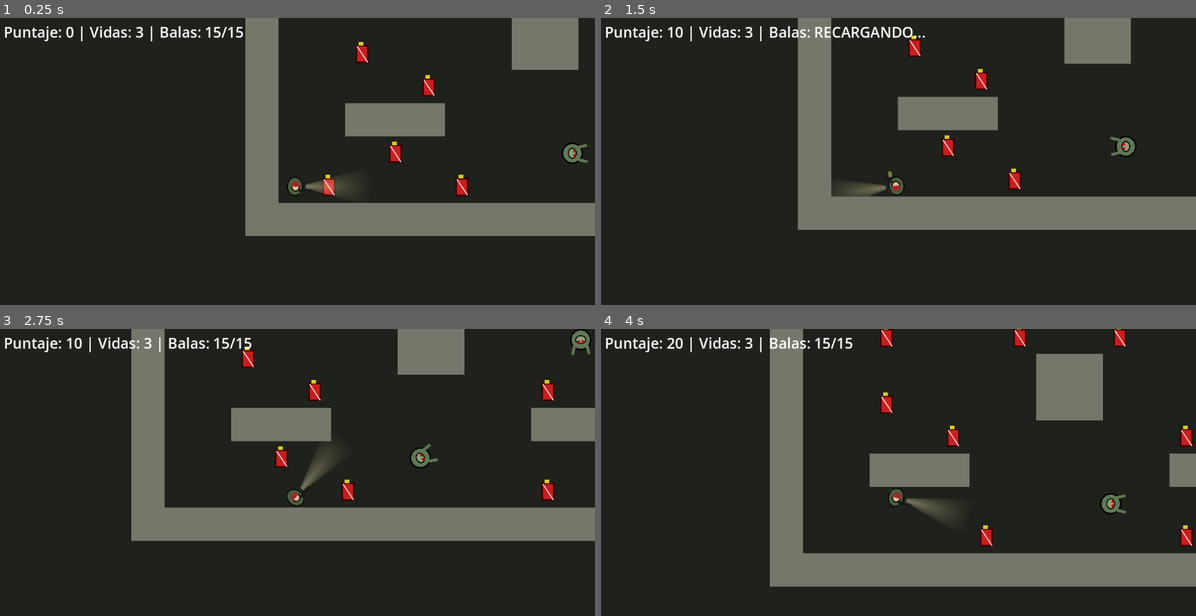
Above: before the commit, frames 1-4 (two rows, left to right).
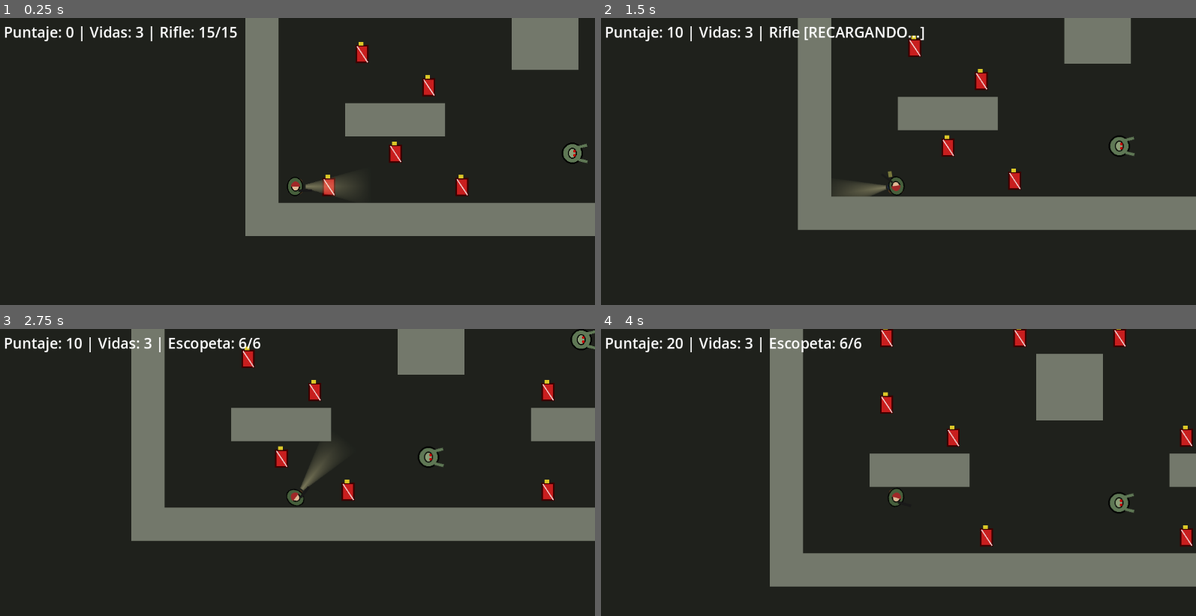
Above: after the commit, the same moments.

Repository: SofiaRubiano10/l-4d-lite
Game: Godot game, scene res://mundo.tscn
Same seed, same stepped clock (60 frames per second), same inputs: the game is played once before the commit and once after it.
Inputs (mouse positions are in pixels of both pictures, inside the frame that each line leads up to):
- Up to frame 1 (0.25 s): no input
- Up to frame 2 (1.5 s): tap Enter at 0.5 s; move the mouse to (1029, 170) at 0.52 s; press the mouse at (1029, 170) at 0.53 s; hold D (move_right) 0.53-1.28 s; tap R (recargar) at 0.8, 1.35 s; move the mouse to (773, 201) at 1.27 s; release the mouse at (773, 201) at 1.28 s; hold S (move_down) from 1.28 s (still down)
- Up to frame 3 (2.75 s): tap 1 at 1.55, 2.1 s; move the mouse to (357, 423) at 2.02 s; release S (move_down) at 2.03 s; hold D (move_right) from 2.03 s (still down); tap 2 at 2.3 s
- Up to frame 4 (4 s): move the mouse to (868, 564) at 2.77 s; release D (move_right) at 2.78 s; hold W (move_up) 2.78-3.53 s; tap 2 at 2.85 s; tap Q at 3.05, 3.6 s; move the mouse to (1077, 547) at 3.52 s; hold A (move_left) from 3.53 s (still down); tap F at 3.8 s

The runs differ from the first frame. In frame 1, 0.3% of the frame differs, in the area x 27-41%, y 2-8%; in frame 2, 0.9%; in frame 3, 0.7%; in frame 4, 1.0%, in the area x 29-90%, y 2-67%.

Commit message:
Combate
se creo el impacto de balas, daño a infectados y una segunda arma

Diff:
--- a/infectado.gd
+++ b/infectado.gd
@@ -4,177 +4,85 @@
 signal abatido(infectado)
 
 enum Eje { HORIZONTAL, VERTICAL }
-enum Estado { PATRULLA, PERSECUCION, ATURDIDO }
 
 @export var speed: float = 80.0
 @export var distancia: float = 64.0
 @export var eje: Eje = Eje.HORIZONTAL
-@export var rango_deteccion: float = 190.0
-@export var vida_max: int = 2
-@export var tiempo_reaparicion: float = 2.0
+@export var max_hp: int = 3
 
 var inicio: Vector2 = Vector2.ZERO
 var direccion: int = 1
-var estado: Estado = Estado.PATRULLA
-var vida_actual: int = 2
-var timer_aturdido: float = 0.0
-var timer_flash: float = 0.0
-var en_modo_poder: bool = false
-var objetivo: Node2D = null
-
-@onready var sprite: Sprite2D = $Sprite2D
+var hp: int = 3
+var abatido_estado: bool = false
+var color_base: Color = Color(1.0, 1.0, 1.0, 1.0)
 
 
 func _ready():
 	inicio = position
-	vida_actual = vida_max
+	hp = max_hp
 	body_entered.connect(_on_body_entered)
 
 
 func _physics_process(delta):
-	if timer_flash > 0.0:
-		timer_flash -= delta
-		if timer_flash <= 0.0:
-			actualizar_color()
-
-	if estado == Estado.ATURDIDO:
-		timer_aturdido -= delta
-		if timer_aturdido <= 0.0:
-			estado = Estado.PATRULLA
-			actualizar_color()
+	if abatido_estado or speed <= 0.0:
 		return
-
-	if speed <= 0.0:
-		return
-
-	actualizar_estado()
-
-	var vector_mov = Vector2.ZERO
-	if estado == Estado.PERSECUCION and is_instance_valid(objetivo):
-		var hacia_jugador = (objetivo.global_position - global_position).normalized()
-		if en_modo_poder:
-			# Con adrenalina activa, el infectado intenta huir más lento
-			var dir_huida = -hacia_jugador
-			if puede_avanzar(dir_huida, speed * 0.75 * delta):
-				vector_mov = dir_huida * (speed * 0.75)
-		else:
-			# Persigue al superviviente con un impulso de agresividad
-			if puede_avanzar(hacia_jugador, speed * 1.25 * delta):
-				vector_mov = hacia_jugador * (speed * 1.25)
-
-	if vector_mov == Vector2.ZERO:
-		vector_mov = calcular_movimiento_patrulla(delta)
-
-	position += vector_mov * delta
-
-	if vector_mov.length_squared() > 1.0:
-		sprite.rotation = lerp_angle(sprite.rotation, vector_mov.angle(), 12.0 * delta)
-
-
-func actualizar_estado():
-	if not is_instance_valid(objetivo) or objetivo.get("muriendo"):
-		estado = Estado.PATRULLA
-		return
-
-	var dist_jugador = global_position.distance_to(objetivo.global_position)
-	if dist_jugador <= rango_deteccion and tiene_linea_de_vision(objetivo):
-		estado = Estado.PERSECUCION
+	if eje == Eje.HORIZONTAL:
+		position.x += speed * direccion * delta
+		if abs(position.x - inicio.x) >= distancia:
+			direccion = -1 if (position.x - inicio.x) > 0 else 1
 	else:
-		estado = Estado.PATRULLA
-
-
-func calcular_movimiento_patrulla(delta: float) -> Vector2:
-	# Si se alejó de su carril por perseguir al jugador, regresa primero hacia su punto de inicio
-	if eje == Eje.HORIZONTAL and abs(position.y - inicio.y) > 4.0:
-		var dir_retorno = (inicio - position).normalized()
-		if puede_avanzar(dir_retorno, speed * delta):
-			return dir_retorno * speed
-	elif eje == Eje.VERTICAL and abs(position.x - inicio.x) > 4.0:
-		var dir_retorno = (inicio - position).normalized()
-		if puede_avanzar(dir_retorno, speed * delta):
-			return dir_retorno * speed
-
-	if eje == Eje.HORIZONTAL:
-		if abs(position.x - inicio.x) >= distancia:
-			direccion = -1 if position.x > inicio.x else 1
-		var dir_vec = Vector2(direccion, 0.0)
-		if not puede_avanzar(dir_vec, speed * delta):
-			direccion *= -1
-			dir_vec = Vector2(direccion, 0.0)
-		return dir_vec * speed
-	else:
+		position.y += speed * direccion * delta
 		if abs(position.y - inicio.y) >= distancia:
-			direccion = -1 if position.y > inicio.y else 1
-		var dir_vec = Vector2(0.0, direccion)
-		if not puede_avanzar(dir_vec, speed * delta):
-			direccion *= -1
-			dir_vec = Vector2(0.0, direccion)
-		return dir_vec * speed
-
-
-func tiene_linea_de_vision( blanco: Node2D ) -> bool:
-	var espacio = get_world_2d().direct_space_state
-	var consulta = PhysicsRayQueryParameters2D.create(global_position, blanco.global_position)
-	consulta.exclude = [get_rid()]
-	var resultado = espacio.intersect_ray(consulta)
-	if resultado.is_empty():
-		return true
-	return resultado.collider == blanco
-
-
-func puede_avanzar(dir: Vector2, paso: float) -> bool:
-	var espacio = get_world_2d().direct_space_state
-	var destino = global_position + dir.normalized() * (20.0 + paso)
-	var consulta = PhysicsRayQueryParameters2D.create(global_position, destino)
-	consulta.exclude = [get_rid()]
-	var resultado = espacio.intersect_ray(consulta)
-	if resultado.is_empty():
-		return true
-	return resultado.collider.is_in_group("jugador")
+			direccion = -1 if (position.y - inicio.y) > 0 else 1
 
 
 func _on_body_entered(body):
-	if estado == Estado.ATURDIDO:
+	if abatido_estado:
 		return
 	if body.is_in_group("jugador"):
 		toco_al_jugador.emit(self)
 
 
-func set_modo_poder(activo: bool):
-	en_modo_poder = activo
-	actualizar_color()
+func recibir_dano(cantidad: int, dir_impacto: Vector2 = Vector2.ZERO):
+	if abatido_estado:
+		return
+
+	hp -= cantidad
+	# Pequeño empuje por el impacto de la bala
+	position += dir_impacto * 6.0
+
+	if hp <= 0:
+		abatido.emit(self)
+		desactivar_temporalmente()
+	else:
+		# Parpadeo rojo de daño recibido
+		modulate = Color(1.0, 0.25, 0.25, 1.0)
+		await get_tree().create_timer(0.1).timeout
+		if not abatido_estado:
+			modulate = color_base
 
 
-func actualizar_color():
-	var base = Color(0.3, 0.6, 1.0, 1.0) if en_modo_poder else Color(1.0, 1.0, 1.0, 1.0)
-	if estado == Estado.ATURDIDO:
-		base.a = 0.45
-	modulate = base
+func desactivar_temporalmente():
+	abatido_estado = true
+	set_deferred("monitoring", false)
+	visible = false
+	position = inicio
+
+	# Reaparece en su punto inicial tras 4 segundos
+	await get_tree().create_timer(4.0).timeout
+	hp = max_hp
+	abatido_estado = false
+	visible = true
+	modulate = color_base
+	set_deferred("monitoring", true)
 
 
-func esta_aturdido() -> bool:
-	return estado == Estado.ATURDIDO
+func cambiar_color_poder(activo: bool):
+	color_base = Color(0.3, 0.6, 1.0, 1.0) if activo else Color(1.0, 1.0, 1.0, 1.0)
+	if not abatido_estado:
+		modulate = color_base
 
 
 func volver_a_casa():
 	position = inicio
-	vida_actual = vida_max
-	estado = Estado.ATURDIDO
-	timer_aturdido = tiempo_reaparicion
-	actualizar_color()
-
-
-func recibir_disparo():
-	if estado == Estado.ATURDIDO:
-		return
-	vida_actual -= 1
-	if vida_actual <= 0:
-		volver_a_casa()
-		abatido.emit(self)
-	else:
-		# Feedback de impacto y leve retroceso
-		modulate = Color(1.0, 0.3, 0.3, 1.0)
-		timer_flash = 0.15
-		var dir_retroceso = -Vector2.RIGHT.rotated(sprite.rotation)
-		if puede_avanzar(dir_retroceso, 12.0):
-			position += dir_retroceso * 12.0
+	hp = max_hp
--- a/jugador.gd
+++ b/jugador.gd
@@ -1,22 +1,49 @@
 extends CharacterBody2D
-# Taller 3 resuelto, más morir() y sistema de disparo real para el Taller 4.
-
-signal municion_cambiada(balas_actuales, cargador_max, esta_recargando)
-
-const CARGADOR = 15   # balas por cargador
+# Commit 1: Combate real con trazas de disparo, daño a infectados y segunda arma (Escopeta).
+
+signal municion_cambiada(nombre_arma: String, balas_actuales: int, cargador_max: int, esta_recargando: bool)
+
+enum TipoArma { RIFLE, ESCOPETA }
+
+const DATOS_ARMAS = {
+	TipoArma.RIFLE: {
+		"nombre": "Rifle",
+		"cargador": 15,
+		"perdigones": 1,
+		"dispersion_grados": 1.5,
+		"alcance": 580.0,
+		"dano": 1,
+		"cadencia": 0.14,
+		"color_traza": Color(1.0, 0.92, 0.45, 0.9)
+	},
+	TipoArma.ESCOPETA: {
+		"nombre": "Escopeta",
+		"cargador": 6,
+		"perdigones": 5,
+		"dispersion_grados": 16.0,
+		"alcance": 270.0,
+		"dano": 1,
+		"cadencia": 0.55,
+		"color_traza": Color(1.0, 0.65, 0.25, 0.95)
+	}
+}
 
 @export var speed = 180.0   # px/s
-
-var bala_escena = preload("res://bala.tscn")
-
-var balas = CARGADOR
+@export var escopeta_desbloqueada: bool = true
+
+var arma_actual: TipoArma = TipoArma.RIFLE
+var municion = {
+	TipoArma.RIFLE: 15,
+	TipoArma.ESCOPETA: 6
+}
+var balas = 15   # Compatibilidad directa con la variable del taller
 var recargando = false
 var inicio = Vector2.ZERO
 var muriendo = false
+var tiempo_cadencia: float = 0.0
 
 @onready var piernas = $Piernas
 @onready var torso = $Torso
-@onready var punto_disparo = $Torso/PuntoDisparo
 @onready var pasos = $Pasos
 @onready var disparo = $Disparo
 @onready var sonido_recarga = $Recarga
@@ -25,31 +52,65 @@
 
 func _ready():
 	inicio = position
-	torso.animation_finished.connect(_on_torso_animation_finished)
-	municion_cambiada.emit(balas, CARGADOR, recargando)
-
-
-func _physics_process(_delta):
+	sincronizar_municion()
+
+
+func _unhandled_input(event: InputEvent):
 	if muriendo:
 		return
+	if event is InputEventKey and event.pressed and not event.echo:
+		if event.keycode == KEY_1:
+			cambiar_arma(TipoArma.RIFLE)
+		elif event.keycode == KEY_2 and escopeta_desbloqueada:
+			cambiar_arma(TipoArma.ESCOPETA)
+		elif event.keycode == KEY_Q and escopeta_desbloqueada:
+			var siguiente = TipoArma.ESCOPETA if arma_actual == TipoArma.RIFLE else TipoArma.RIFLE
+			cambiar_arma(siguiente)
+		elif event.keycode == KEY_F and torso.has_node("Linterna"):
+			$Torso/Linterna.visible = not $Torso/Linterna.visible
+
+
+func _physics_process(delta):
+	if muriendo:
+		return
+	tiempo_cadencia = max(0.0, tiempo_cadencia - delta)
 	mover()
 	actualizar_piernas()
 	actualizar_sonido()
 	apuntar(get_global_mouse_position())
-	if Input.is_action_just_pressed("disparar"):
+
+	if Input.is_action_pressed("disparar") and tiempo_cadencia <= 0.0:
 		disparar()
 	if Input.is_action_just_pressed("recargar"):
 		recargar()
 
 
+func cambiar_arma(nueva_arma: TipoArma):
+	if recargando or arma_actual == nueva_arma:
+		return
+	arma_actual = nueva_arma
+	sincronizar_municion()
+
+
+func desbloquear_escopeta():
+	escopeta_desbloqueada = true
+	municion[TipoArma.ESCOPETA] = DATOS_ARMAS[TipoArma.ESCOPETA]["cargador"]
+	cambiar_arma(TipoArma.ESCOPETA)
+
+
+func sincronizar_municion():
+	var info = DATOS_ARMAS[arma_actual]
+	balas = municion[arma_actual]
+	municion_cambiada.emit(info["nombre"], balas, info["cargador"], recargando)
+
+
 func mover():
 	var direccion = Input.get_vector("move_left", "move_right", "move_up", "move_down")
-	var rapidez = speed * 0.5 if recargando else speed   # nivel 3: recargando camina a la mitad
+	var rapidez = speed * 0.5 if recargando else speed
 	velocity = direccion * rapidez
 	move_and_slide()
 
 
-# Nivel 1 (y nivel 3: speed_scale)
 func actualizar_piernas():
 	var real = get_real_velocity()
 	if real.length() < 1.0:
@@ -57,13 +118,12 @@
 		piernas.speed_scale = 1.0
 	else:
 		piernas.play("caminar")
-		piernas.rotation = real.angle()      # nivel 2: las piernas miran hacia donde avanza
+		piernas.rotation = real.angle()
 		piernas.speed_scale = real.length() / speed
 
 
-# Nivel 2
 func apuntar(objetivo: Vector2):
-	torso.rotation = angulo_hacia(objetivo)   # la linterna es hija del torso: gira sola
+	torso.rotation = angulo_hacia(objetivo)
 
 
 func angulo_hacia(objetivo: Vector2) -> float:
@@ -78,46 +138,90 @@
 func disparar():
 	if recargando:
 		return
-	if balas == 0:
+	if municion[arma_actual] <= 0:
 		recargar()
 		return
-	balas -= 1
-	municion_cambiada.emit(balas, CARGADOR, recargando)
-	instanciar_bala()
+
+	var info = DATOS_ARMAS[arma_actual]
+	municion[arma_actual] -= 1
+	tiempo_cadencia = info["cadencia"]
+	sincronizar_municion()
+
 	torso.play("disparar")
-	disparo.play()   # cada disparo es un sonido nuevo: aquí sí se reinicia
-
-
-func instanciar_bala():
-	var bala = bala_escena.instantiate()
-	bala.global_position = punto_disparo.global_position
-	bala.global_rotation = torso.global_rotation
-	get_parent().add_child(bala)
-
-
-func _on_torso_animation_finished():
-	if torso.animation == &"disparar" and not recargando and not muriendo:
-		torso.play("normal")
-
-
-# Nivel 3
+	disparo.pitch_scale = 0.82 if arma_actual == TipoArma.ESCOPETA else 1.0
+	disparo.play()
+
+	# Lanzar rayos por cada perdigón/bala del arma actual
+	var origen_arma = global_position + Vector2.RIGHT.rotated(torso.rotation) * 24.0
+	var perdigones: int = info["perdigones"]
+	var disp_rad: float = deg_to_rad(info["dispersion_grados"])
+
+	for i in range(perdigones):
+		var desvio = randf_range(-disp_rad, disp_rad)
+		if perdigones > 1:
+			var t = float(i) / float(perdigones - 1) - 0.5
+			desvio = t * disp_rad * 2.0 + randf_range(-0.03, 0.03)
+		var angulo_final = torso.rotation + desvio
+		lanzar_proyectil_rayo(origen_arma, angulo_final, info["alcance"], info["dano"], info["color_traza"])
+
+
+func lanzar_proyectil_rayo(origen: Vector2, angulo: float, alcance: float, dano: int, color_traza: Color):
+	var dir = Vector2.RIGHT.rotated(angulo)
+	var destino = origen + dir * alcance
+	var punto_final = destino
+
+	var espacio = get_world_2d().direct_space_state
+	var query = PhysicsRayQueryParameters2D.create(origen, destino)
+	query.collide_with_bodies = true
+	query.collide_with_areas = true
+
+	# Excluir al propio jugador y los bidones/adrenalinas para que las balas no choquen con ítems
+	var excluidos: Array[RID] = [get_rid()]
+	for item in get_tree().get_nodes_in_group("bidones"):
+		if item is CollisionObject2D:
+			excluidos.append(item.get_rid())
+	query.exclude = excluidos
+
+	var resultado = espacio.intersect_ray(query)
+	if resultado:
+		punto_final = resultado.position
+		var colisionador = resultado.collider
+		if colisionador and colisionador.is_in_group("enemigos"):
+			if colisionador.has_method("recibir_dano"):
+				colisionador.recibir_dano(dano, dir)
+
+	dibujar_traza_disparo(origen, punto_final, color_traza)
+
+
+func dibujar_traza_disparo(inicio_traza: Vector2, fin_traza: Vector2, color: Color):
+	var linea = Line2D.new()
+	linea.width = 2.2
+	linea.default_color = color
+	linea.points = PackedVector2Array([inicio_traza, fin_traza])
+	get_parent().add_child(linea)
+
+	var tween = create_tween()
+	tween.tween_property(linea, "modulate:a", 0.0, 0.08)
+	tween.tween_callback(linea.queue_free)
+
+
 func recargar():
-	if recargando or balas == CARGADOR:
+	var info = DATOS_ARMAS[arma_actual]
+	if recargando or municion[arma_actual] == info["cargador"]:
 		return
 	recargando = true
-	municion_cambiada.emit(balas, CARGADOR, recargando)
+	sincronizar_municion()
 	torso.play("recargar")
 	sonido_recarga.play()
 	await torso.animation_finished
 	if muriendo:
 		return
-	balas = CARGADOR
+	municion[arma_actual] = info["cargador"]
 	recargando = false
-	municion_cambiada.emit(balas, CARGADOR, recargando)
 	torso.play("normal")
-
-
-# Para el Taller 4: el Mundo la llama cuando un infectado toca al superviviente.
+	sincronizar_municion()
+
+
 func morir():
 	muriendo = true
 	recargando = false
@@ -126,7 +230,8 @@
 	sonido_muerte.play()
 	await torso.animation_finished
 	position = inicio
-	balas = CARGADOR
-	municion_cambiada.emit(balas, CARGADOR, recargando)
+	municion[TipoArma.RIFLE] = DATOS_ARMAS[TipoArma.RIFLE]["cargador"]
+	municion[TipoArma.ESCOPETA] = DATOS_ARMAS[TipoArma.ESCOPETA]["cargador"]
 	torso.play("normal")
 	muriendo = false
+	sincronizar_municion()
--- a/jugador.tscn
+++ b/jugador.tscn
@@ -238,6 +238,3 @@
 show_behind_parent = true
 position = Vector2(84, 0)
 texture = ExtResource("lin")
-
-[node name="PuntoDisparo" type="Marker2D" parent="Torso"]
-position = Vector2(28, 9)
--- a/mundo.gd
+++ b/mundo.gd
@@ -1,6 +1,5 @@
 extends "res://bloques.gd"
-# Base del Taller 4. construir() arma el nivel a partir del MAPA:
-# "#" bloque, "." bidon, "o" adrenalina, "E" infectado.
+# Commit 1: Conexión de daño por balas a infectados, puntos por baja y HUD con arma y munición.
 
 const MAPA = [
 	"##################",
@@ -25,6 +24,7 @@
 var vidas = 3
 var modo_poder = false
 var juego_terminado = false
+var texto_arma_hud = "Rifle: 15/15"
 
 @onready var jugador = $Superviviente
 @onready var timer_poder = $TimerPoder
@@ -33,22 +33,37 @@
 func _ready():
 	construir()
 
-	# Nivel 2: Conectar cada bidón y adrenalina del grupo "bidones"
+	# Conectar cada bidón y adrenalina del grupo "bidones"
 	for item in get_tree().get_nodes_in_group("bidones"):
 		item.recogido.connect(_on_recogido)
 
-	# Nivel 3: Conectar cada infectado del grupo "enemigos"
+	# Conectar cada infectado del grupo "enemigos" (contacto y ser abatido por balas)
 	for enemigo in get_tree().get_nodes_in_group("enemigos"):
-		enemigo.objetivo = jugador
 		enemigo.toco_al_jugador.connect(_on_enemigo_toco)
 		enemigo.abatido.connect(_on_enemigo_abatido)
 
-	# Nivel 3: Conectar la señal timeout del TimerPoder
+	# Conectar actualización de munición y arma del jugador
+	jugador.municion_cambiada.connect(_on_municion_cambiada)
+	jugador.sincronizar_municion()
+
+	# Conectar la señal timeout del TimerPoder
 	timer_poder.timeout.connect(_on_timer_poder_timeout)
 
-	# Conectar señal de munición del superviviente
-	jugador.municion_cambiada.connect(_on_municion_cambiada)
+	actualizar_hud()
 
+
+func _on_municion_cambiada(nombre_arma: String, balas_actuales: int, cargador_max: int, esta_recargando: bool):
+	if esta_recargando:
+		texto_arma_hud = "%s [RECARGANDO...]" % nombre_arma
+	else:
+		texto_arma_hud = "%s: %d/%d" % [nombre_arma, balas_actuales, cargador_max]
+	actualizar_hud()
+
+
+func _on_enemigo_abatido(_enemigo):
+	if juego_terminado:
+		return
+	puntaje += 100
 	actualizar_hud()
 
 
@@ -62,7 +77,6 @@
 	if da_poder:
 		activar_poder()
 
-	# Comprobación de victoria (al recoger el último, el grupo queda en 0)
 	if get_tree().get_nodes_in_group("bidones").size() == 0:
 		juego_terminado = true
 		$HUD/Mensaje.text = "¡Rescate en camino!"
@@ -71,35 +85,35 @@
 func activar_poder():
 	modo_poder = true
 	print("poder: si")
-	# Nivel 3: Reinicia la alarma de 6 segundos desde cero aunque ya estuviera corriendo
 	timer_poder.start()
 
-	# Extra 1: Cambiar el color y comportamiento de los infectados mientras dura el poder
 	for enemigo in get_tree().get_nodes_in_group("enemigos"):
-		enemigo.set_modo_poder(true)
+		if enemigo.has_method("cambiar_color_poder"):
+			enemigo.cambiar_color_poder(true)
+		else:
+			enemigo.modulate = Color(0.3, 0.6, 1.0, 1.0)
 
 
 func _on_timer_poder_timeout():
 	modo_poder = false
 	print("poder: no")
 
-	# Extra 1: Devolver a los infectados a su estado y color original al terminar el poder
 	for enemigo in get_tree().get_nodes_in_group("enemigos"):
-		enemigo.set_modo_poder(false)
+		if enemigo.has_method("cambiar_color_poder"):
+			enemigo.cambiar_color_poder(false)
+		else:
+			enemigo.modulate = Color(1.0, 1.0, 1.0, 1.0)
 
 
 func _on_enemigo_toco(enemigo):
-	# 1. Si el superviviente está muriendo, el infectado está aturdido o el juego terminó, no hacer nada.
-	if jugador.muriendo or juego_terminado or enemigo.esta_aturdido():
+	if jugador.muriendo or juego_terminado:
 		return
 
-	# 2. Con poder: el infectado vuelve a casa y suman 200.
 	if modo_poder:
 		enemigo.volver_a_casa()
 		puntaje += 200
 		actualizar_hud()
 	else:
-		# 3. Sin poder: una vida menos.
 		vidas -= 1
 		actualizar_hud()
 		if vidas <= 0:
@@ -110,20 +124,8 @@
 			jugador.morir()
 
 
-func _on_enemigo_abatido(_enemigo):
-	if juego_terminado:
-		return
-	puntaje += 100
-	actualizar_hud()
-
-
-func _on_municion_cambiada(_balas_actuales, _cargador_max, _esta_recargando):
-	actualizar_hud()
-
-
 func actualizar_hud():
-	var estado_armas = "RECARGANDO..." if jugador.recargando else "%d/%d" % [jugador.balas, jugador.CARGADOR]
-	$HUD/Puntaje.text = "Puntaje: %d | Vidas: %d | Balas: %s" % [puntaje, vidas, estado_armas]
+	$HUD/Puntaje.text = "Puntaje: %d | Vidas: %d | %s" % [puntaje, vidas, texto_arma_hud]
 
 
 func construir():
@@ -141,7 +143,6 @@
 			if escena:
 				var nodo = escena.instantiate()
 				nodo.position = Vector2(col + 0.5, fila + 0.5) * CELDA
-				# Extra 2: El infectado de la fila 6 se mueve en vaivén vertical usando el @export eje
 				if MAPA[fila][col] == "E" and fila == 6:
 					nodo.eje = nodo.Eje.VERTICAL
 				$Mapa.add_child(nodo)
